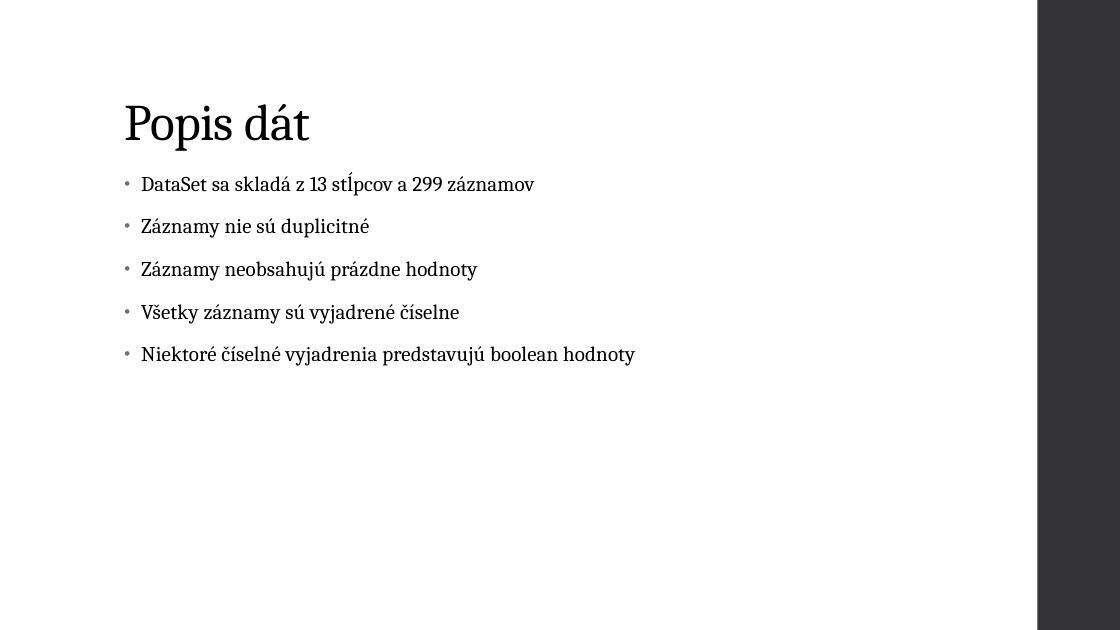
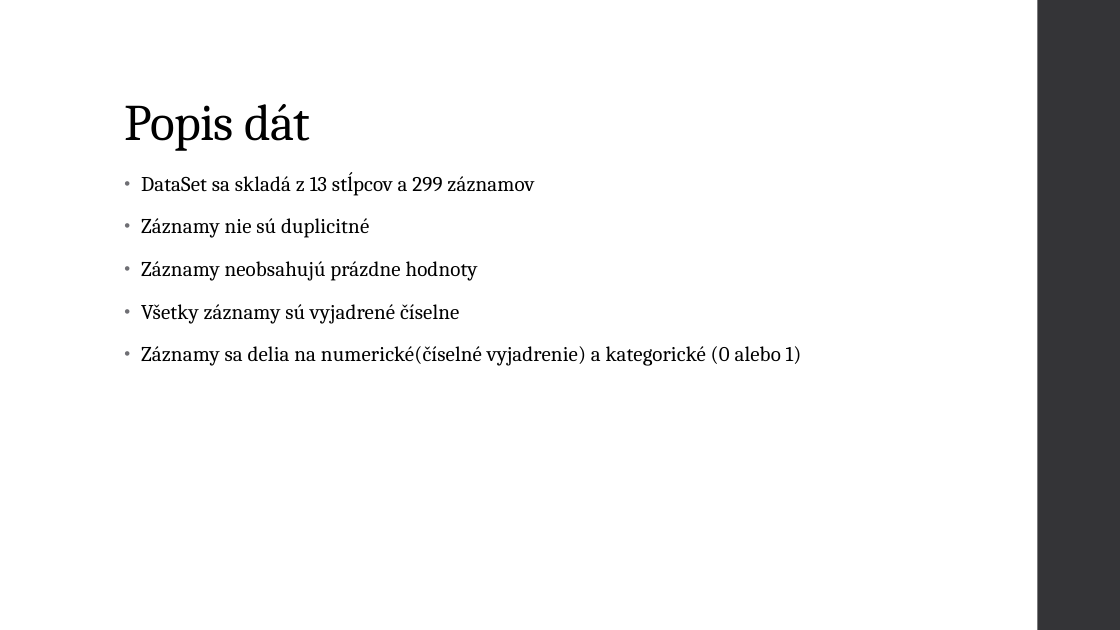
Before and after one commit to mvanko/Vanko_Martin_NS2021, a slide deck: slide 3 of Vanko Martin Predikcia zlyhania srdca.pptx. Drawn at 1120x630 pixels with LibreOffice and Linux fonts; fonts in the diff are those of the drawing. Boxes give left, top, right and bottom in pixels: in the first picture for what was removed or moved away, otherwise in the second. Text is boxed around its words. In the diff, an @@ line names an element or a change of style, - is before the commit and + after.

```diff
--- a/Vanko Martin Predikcia zlyhania srdca.pptx
+++ b/Vanko Martin Predikcia zlyhania srdca.pptx
@@ text at <box>141,346,802,366</box>: text changed @@
-• Niektoré číselné vyjadrenia predstavujú boolean hodnoty
+• Záznamy sa delia na numerické(číselné vyjadrenie) a kategorické (0 alebo 1)
```
Also in this commit, not shown: 1 other slide changed, 15 slides added, 1 other file.
